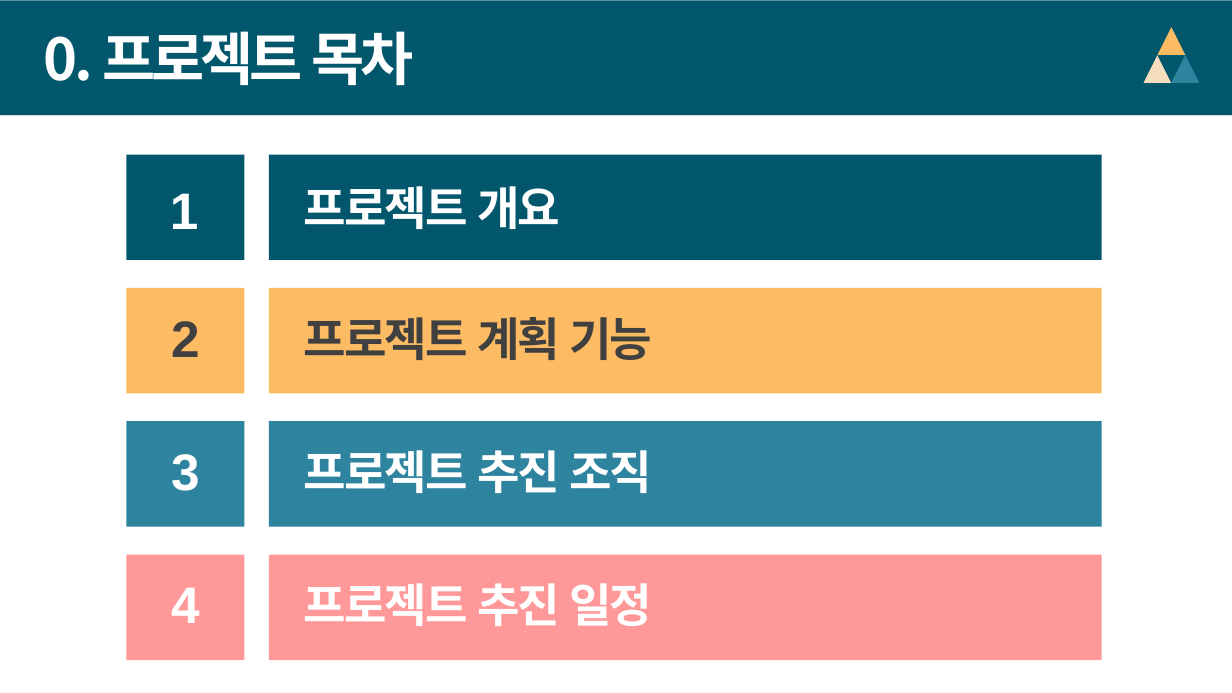
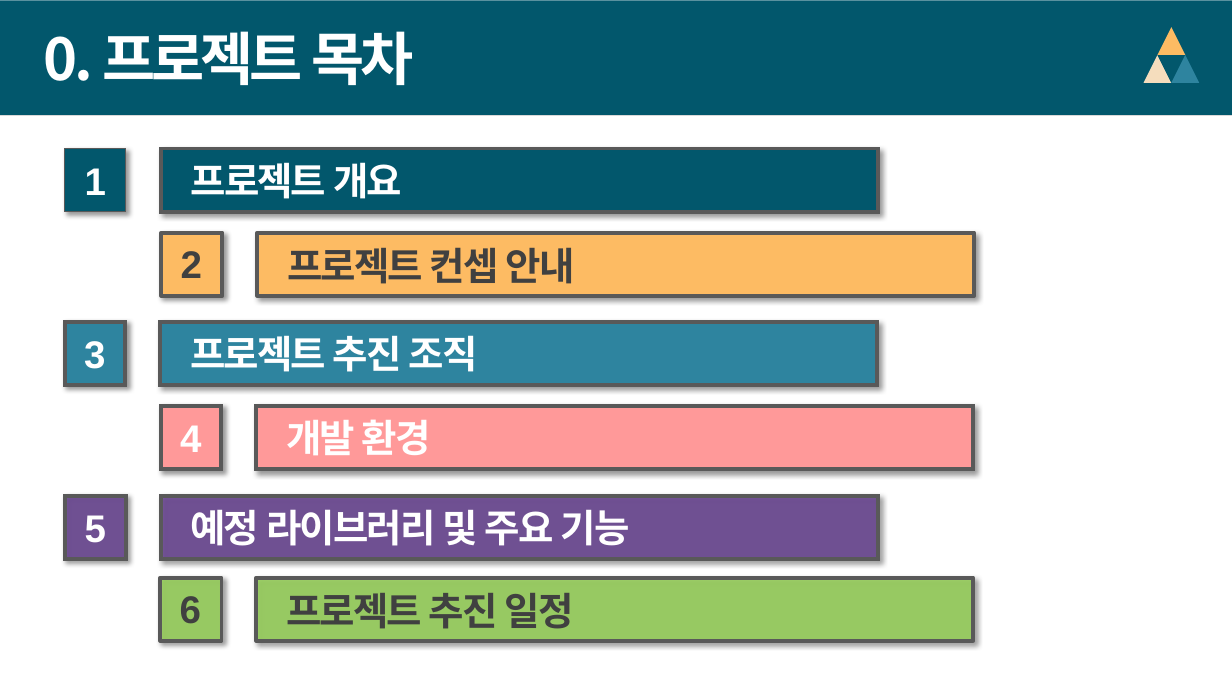
Before and after one commit to dw-final-project/dwFinal, a slide deck: slide 2 of dw 최종 프로젝트 착수 발표 ppt.pptx. Drawn at 1232x693 pixels with LibreOffice and Linux fonts; fonts in the diff are those of the drawing. Boxes give left, top, right and bottom in pixels: in the first picture for what was removed or moved away, otherwise in the second. Text is boxed around its words. In the diff, an @@ line names an element or a change of style, - is before the commit and + after.

```diff
--- a/dw 최종 프로젝트 착수 발표 ppt.pptx
+++ b/dw 최종 프로젝트 착수 발표 ppt.pptx
@@ rectangle: place and size @@
-rectangle at (127, 154, 245, 260)
+rectangle at (65, 149, 126, 212)
@@ rectangle at (65, 149, 126, 212): outline none to #595959 1 pt; shadow on @@
@@ rectangle: place and size @@
-rectangle at (269, 154, 1102, 260)
+rectangle at (161, 149, 878, 212)
@@ text "1": place and size @@
-text "1" at (170, 193, 199, 229)
+text "1" at (85, 168, 106, 195)
@@ text "프로젝트 개요": place and size @@
-text "프로젝트 개요" at (304, 186, 560, 229)
+text "프로젝트 개요" at (191, 162, 402, 199)
@@ text "프로젝트 개요" at (191, 162, 402, 199): size 36 to 30 pt @@
@@ rectangle: place and size @@
-rectangle at (127, 288, 245, 394)
+rectangle at (162, 233, 223, 296)
@@ text "2": place and size @@
-text "2" at (171, 321, 200, 357)
+text "2" at (181, 251, 202, 278)
@@ rectangle: place and size @@
-rectangle at (269, 288, 1102, 394)
+rectangle at (258, 233, 975, 296)
@@ text at (287, 247, 575, 284): text changed; size 36 to 30 pt @@
-프로젝트 계획 기능
+프로젝트 컨셉 안내
@@ rectangle: place and size @@
-rectangle at (127, 421, 245, 527)
+rectangle at (65, 323, 126, 385)
@@ text "3": place and size @@
-text "3" at (171, 454, 200, 491)
+text "3" at (84, 341, 105, 369)
@@ rectangle: place and size @@
-rectangle at (269, 421, 1102, 527)
+rectangle at (160, 323, 877, 385)
@@ text "프로젝트 추진 조직" at (190, 335, 478, 372): size 36 to 30 pt @@
@@ text "프로젝트 추진 조직": place and size @@
-text "프로젝트 추진 조직" at (304, 450, 652, 493)
+text "프로젝트 추진 조직" at (190, 335, 478, 372)
@@ outline none to #595959 3 pt; shadow on in 7 elements at (161, 149, 878, 212), (258, 233, 975, 296), (162, 233, 223, 296), (160, 323, 877, 385), (256, 407, 973, 470), (65, 323, 126, 385), (161, 407, 222, 470) @@
@@ rectangle: place and size @@
-rectangle at (127, 555, 245, 660)
+rectangle at (161, 407, 222, 470)
@@ size 40 to 30 pt in 4 elements at (181, 251, 202, 278), (85, 168, 106, 195), (84, 341, 105, 369), (170, 409, 212, 466) @@
@@ rectangle "4": place and size @@
-rectangle "4" at (171, 588, 200, 623)
+rectangle "4" at (170, 409, 212, 466)
@@ rectangle: place and size @@
-rectangle at (269, 555, 1102, 660)
+rectangle at (256, 407, 973, 470)
@@ rectangle added at (277, 409, 626, 466), fill #FF9999, 30 pt, text #FFFFFF, bold @@
+개발 환경
@@ rectangle added at (65, 495, 126, 558), fill #60398C at 80% opacity, outline #595959 3 pt @@
@@ rectangle added at (161, 495, 878, 558), fill #60398C at 80% opacity, outline #595959 3 pt @@
@@ text added at (191, 509, 630, 546), 30 pt, text #FFFFFF, bold @@
+예정 라이브러리 및 주요 기능
@@ text added at (85, 515, 106, 543), 30 pt, text #FFFFFF, bold @@
+5
@@ rectangle added at (160, 578, 221, 640), fill #92D050 at 80% opacity, outline #595959 3 pt @@
@@ text added at (180, 596, 201, 624), 30 pt, text #404040, bold @@
+6
@@ rectangle added at (256, 578, 973, 640), fill #92D050 at 80% opacity, outline #595959 3 pt @@
@@ text "프로젝트 추진 일정": place and size @@
-text "프로젝트 추진 일정" at (304, 583, 652, 626)
+text "프로젝트 추진 일정" at (286, 593, 574, 629)
@@ text "프로젝트 추진 일정" at (286, 593, 574, 629): size 36 to 30 pt, text colour #FFFFFF to #404040 @@
```
Also in this commit, not shown: 9 other slides changed, 5 slides added.
